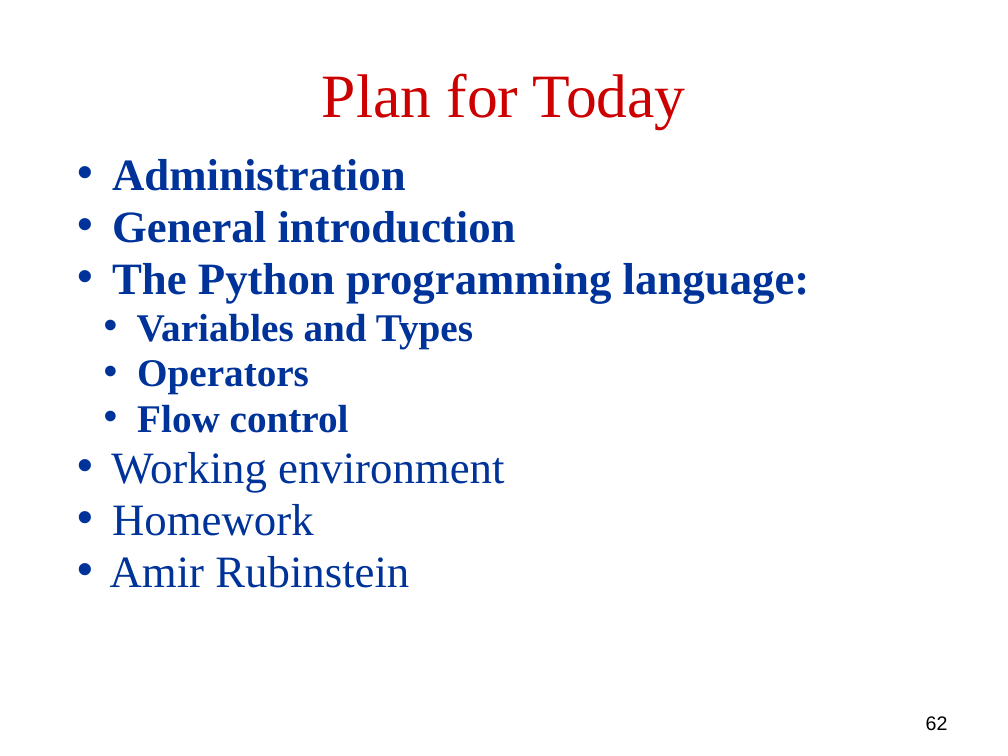
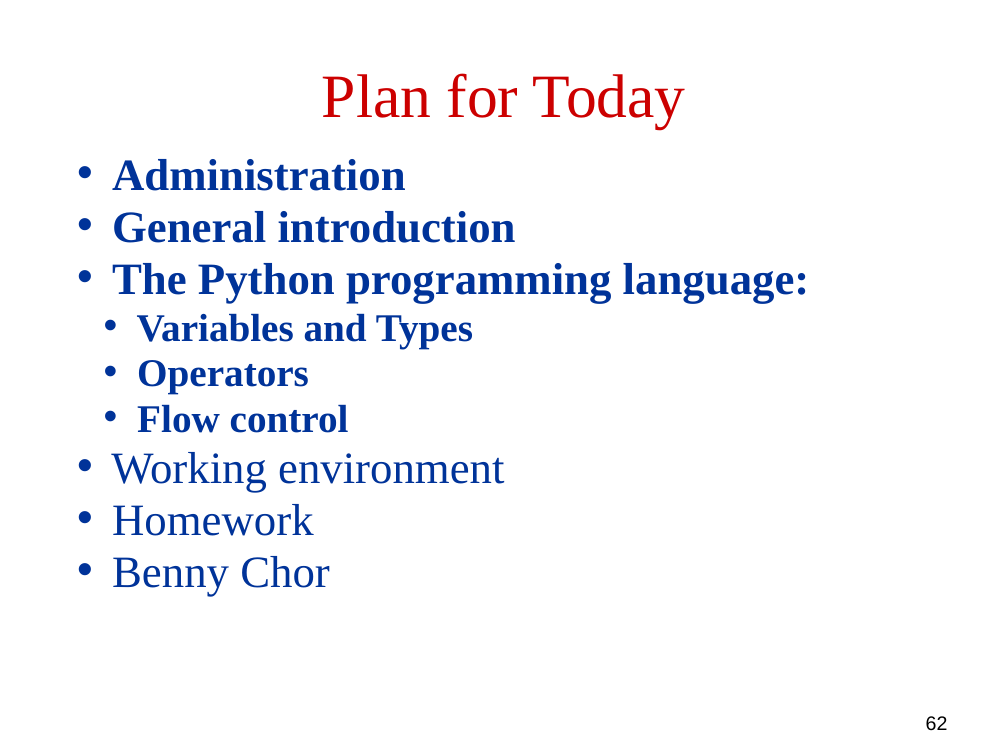
Before and after one commit to robintux/gip, a slide deck: slide 62 of Sessions/1/gip1.pptx. Drawn at 1008x756 pixels with LibreOffice and Linux fonts; fonts in the diff are those of the drawing. Boxes give left, top, right and bottom in pixels: in the first picture for what was removed or moved away, otherwise in the second. Text is boxed around its words. In the diff, an @@ line names an element or a change of style, - is before the commit and + after.

```diff
--- a/Sessions/1/gip1.pptx
+++ b/Sessions/1/gip1.pptx
@@ text at [112,556,330,596]: text changed @@
-• Amir Rubinstein
+• Benny Chor
```
Also in this commit, not shown: 3 other slides changed, 3 other files.
